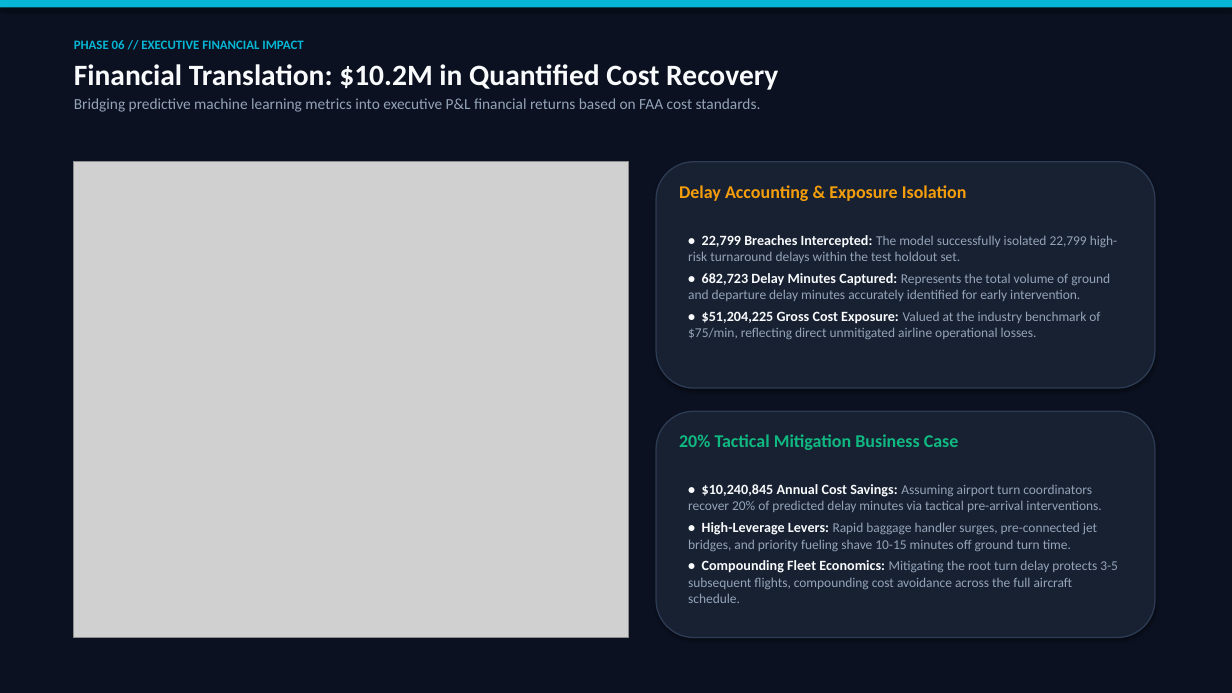
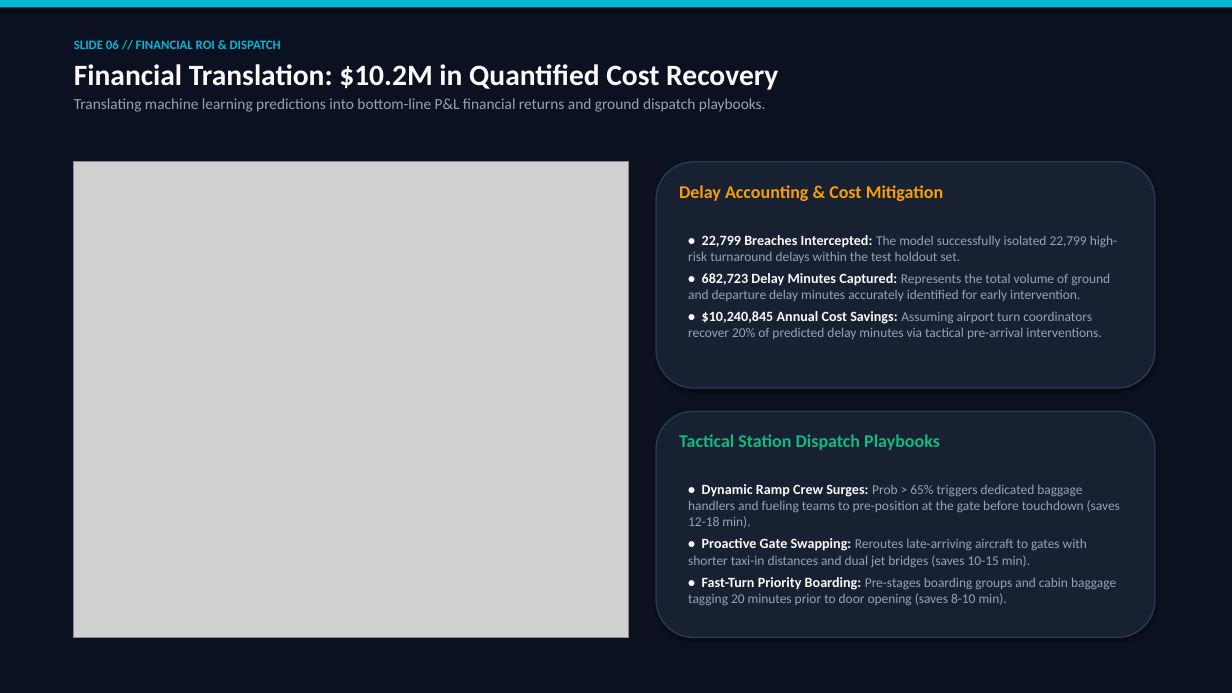
Before and after one commit to shreshth-nanda83/Turnaround-Optimization-Model, a slide deck: slide 6 of Workflow_Presentation.pptx (slide 7 before the commit). Drawn at 1232x693 pixels with LibreOffice and Linux fonts; fonts in the diff are those of the drawing; grey boxes stand for pictures. Boxes give left, top, right and bottom in pixels: in the first picture for what was removed or moved away, otherwise in the second. Text is boxed around its words. In the diff, an @@ line names an element or a change of style, - is before the commit and + after.

Commit message:
feat: Add 6-slide presentation deck and 4m15s full 1080p narrated walkthrough video with AI voiceover

```diff
--- a/Workflow_Presentation.pptx
+++ b/Workflow_Presentation.pptx
@@ text at (x1=74, y1=40, x2=281, y2=49): text changed @@
-PHASE 06 // EXECUTIVE FINANCIAL IMPACT
+SLIDE 06 // FINANCIAL ROI & DISPATCH
@@ text at (x1=74, y1=98, x2=766, y2=112): text changed @@
-Bridging predictive machine learning metrics into executive P&L financial returns based on FAA cost standards.
+Translating machine learning predictions into bottom-line P&L financial returns and ground dispatch playbooks.
@@ text at (x1=679, y1=185, x2=943, y2=201): text changed @@
-Delay Accounting & Exposure Isolation
+Delay Accounting & Cost Mitigation
@@ text at (x1=688, y1=311, x2=1101, y2=339): text changed @@
-• $51,204,225 Gross Cost Exposure: Valued at the industry benchmark of $75/min, reflecting direct unmitigated airline operational losses.
+• $10,240,845 Annual Cost Savings: Assuming airport turn coordinators recover 20% of predicted delay minutes via tactical pre-arrival interventions.
@@ text at (x1=679, y1=434, x2=940, y2=450): text changed @@
-20% Tactical Mitigation Business Case
+Tactical Station Dispatch Playbooks
@@ text at (x1=688, y1=484, x2=1120, y2=605): text changed @@
-• $10,240,845 Annual Cost Savings: Assuming airport turn coordinators recover 20% of predicted delay minutes via tactical pre-arrival interventions.
-• High-Leverage Levers: Rapid baggage handler surges, pre-connected jet bridges, and priority fueling shave 10-15 minutes off ground turn time.
-• Compounding Fleet Economics: Mitigating the root turn delay protects 3-5 subsequent flights, compounding cost avoidance across the full aircraft schedule.
+• Dynamic Ramp Crew Surges: Prob > 65% triggers dedicated baggage handlers and fueling teams to pre-position at the gate before touchdown (saves 12-18 min).
+• Proactive Gate Swapping: Reroutes late-arriving aircraft to gates with shorter taxi-in distances and dual jet bridges (saves 10-15 min).
+• Fast-Turn Priority Boarding: Pre-stages boarding groups and cabin baggage tagging 20 minutes prior to door opening (saves 8-10 min).
```
Also in this commit, not shown: 5 other slides changed, 2 slides removed, 2 other files.
